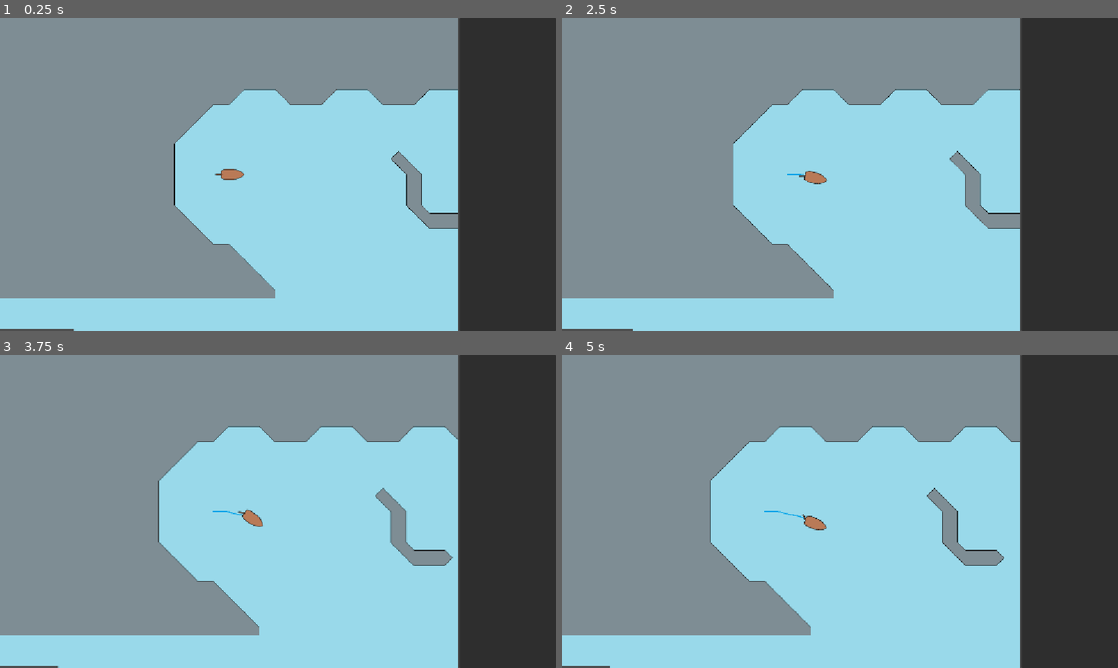
Above: before the commit, frames 1-4 (two rows, left to right).
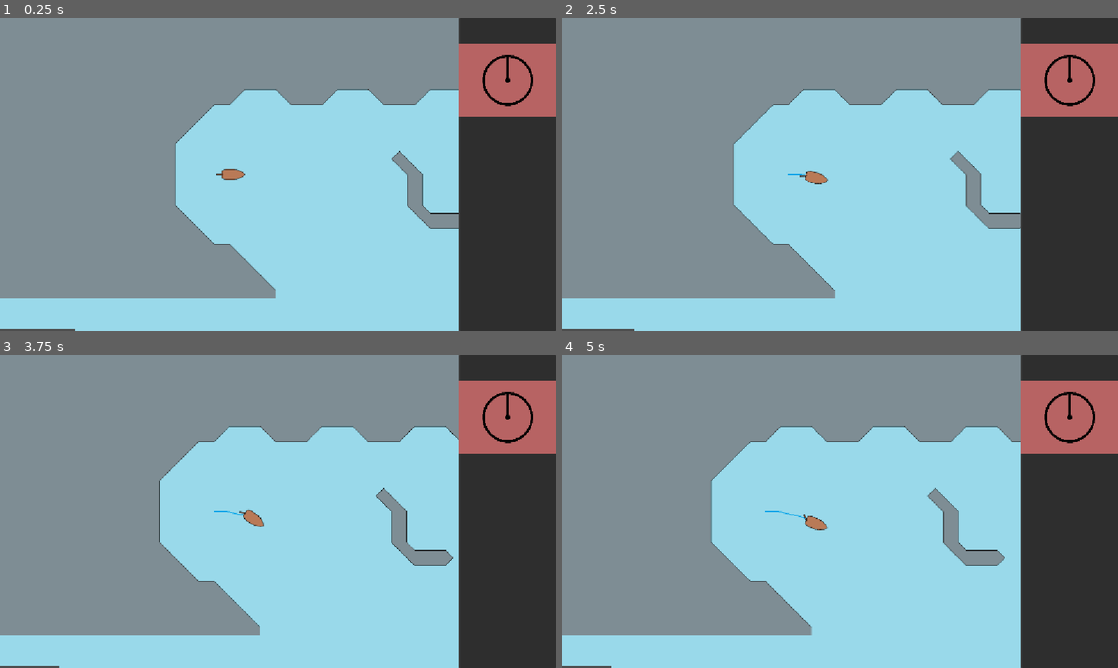
Above: after the commit, the same moments.

Repository: darren56brown/Sailboat
Game: Godot game, scene res://main.tscn
Same seed, same stepped clock (60 frames per second), same inputs: the game is played once before the commit and once after it.
Inputs:
- Up to frame 1 (0.25 s): no input
- Up to frame 2 (2.5 s): hold D (steer_right) 0.53-1.28 s; tap S (center_rudder) at 0.6, 1.35, 2.1 s; tap Enter at 1.25 s; hold A (steer_left) 1.28-2.03 s; hold D (steer_right) from 2.03 s (still down)
- Up to frame 3 (3.75 s): tap S (center_rudder) at 2.85, 3.6 s; release D (steer_right) at 3.53 s; hold A (steer_left) from 3.53 s (still down)
- Up to frame 4 (5 s): keep holding A (steer_left); tap S (center_rudder) at 4.35 s

The runs differ from the first frame. In frame 1, 4.7% of the frame differs, in the area x 13-100%, y 0-100%; in frame 2, 4.6%; in frame 3, 4.8%; in frame 4, 4.8%, in the area x 8-100%, y 0-100%.

Commit message:
added wheel to HUD

Diff:
--- a/main.tscn
+++ b/main.tscn
@@ -1,8 +1,9 @@
 [gd_scene format=3 uid="uid://daotbw3lhrxb8"]
 
 [ext_resource type="PackedScene" uid="uid://bl0pkty8dbb1w" path="res://world.tscn" id="1_ig7tw"]
+[ext_resource type="Texture2D" uid="uid://c3ufiyf8drfly" path="res://wheel.png" id="2_0xm2m"]
 
-[node name="Main" type="Node" unique_id=182835630]
+[node name="Main" type="Node" unique_id=1530694698]
 
 [node name="HBoxContainer" type="HBoxContainer" parent="." unique_id=1176011715]
 anchors_preset = 15
@@ -10,6 +11,7 @@
 anchor_bottom = 1.0
 grow_horizontal = 2
 grow_vertical = 2
+theme_override_constants/separation = 0
 
 [node name="SubViewportContainer" type="SubViewportContainer" parent="HBoxContainer" unique_id=2068342953]
 layout_mode = 2
@@ -18,11 +20,39 @@
 
 [node name="SubViewport" type="SubViewport" parent="HBoxContainer/SubViewportContainer" unique_id=1561851078]
 handle_input_locally = false
-size = Vector2i(948, 648)
+size = Vector2i(951, 648)
 render_target_update_mode = 4
 
 [node name="World" parent="HBoxContainer/SubViewportContainer/SubViewport" unique_id=1897879694 instance=ExtResource("1_ig7tw")]
 
+[node name="ColorRect" type="ColorRect" parent="HBoxContainer" unique_id=685293054]
+custom_minimum_size = Vector2(1, 0)
+layout_mode = 2
+color = Color(0, 0, 0, 1)
+
 [node name="PanelContainer" type="PanelContainer" parent="HBoxContainer" unique_id=2073590489]
 custom_minimum_size = Vector2(200, 0)
 layout_mode = 2
+
+[node name="VBoxContainer" type="VBoxContainer" parent="HBoxContainer/PanelContainer" unique_id=898780471]
+layout_mode = 2
+
+[node name="Control" type="Control" parent="HBoxContainer/PanelContainer/VBoxContainer" unique_id=1289354932]
+custom_minimum_size = Vector2(0, 50)
+layout_mode = 2
+
+[node name="ColorRect" type="ColorRect" parent="HBoxContainer/PanelContainer/VBoxContainer" unique_id=1748665296]
+custom_minimum_size = Vector2(0, 150)
+layout_mode = 2
+color = Color(0.7176471, 0.3882353, 0.3882353, 1)
+
+[node name="TextureRect" type="TextureRect" parent="HBoxContainer/PanelContainer/VBoxContainer/ColorRect" unique_id=742940811]
+layout_mode = 1
+anchors_preset = 15
+anchor_right = 1.0
+anchor_bottom = 1.0
+grow_horizontal = 2
+grow_vertical = 2
+pivot_offset_ratio = Vector2(30, 30)
+texture = ExtResource("2_0xm2m")
+stretch_mode = 3
Binary file added: wheel.png
Not shown, added: wheel.png.import
